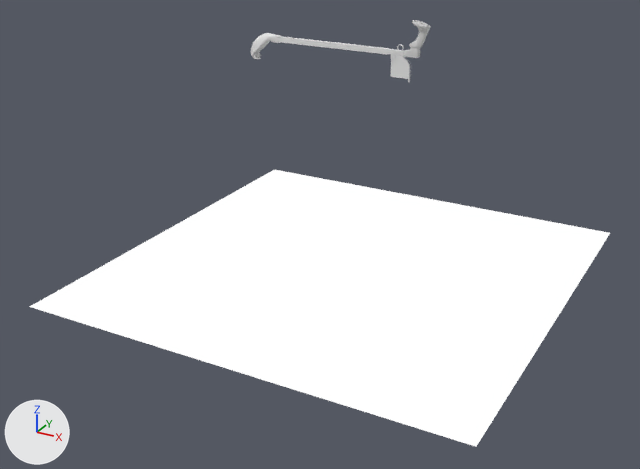
One commit to the Blender file final.blend: the scene before it, then after it.
Before and after are seen from a 50 mm lens placed at (1647.0, -3074.0, 717.0), pointed at (-80.0, 65.0, -853.0). Every picture has the same lights, and +X, +Y and +Z are marked at lower left.

In view in the first picture: 'Plane', 'Tape Gun Handle', 'tueb'.
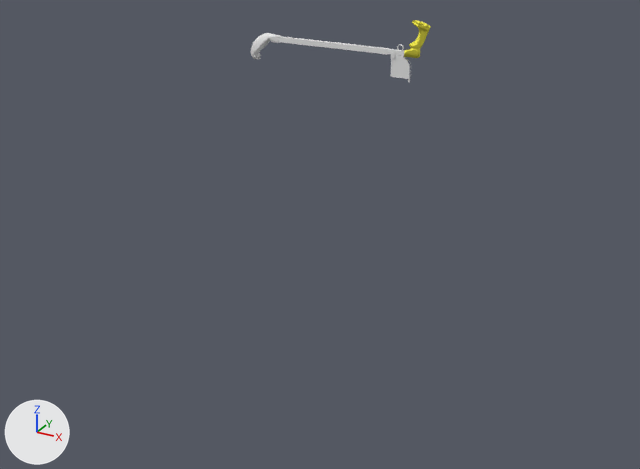
Changed parts and their boxes (x1, y1, x2, y2) in the pictures (640 x 469 px):
'Plane', deleted
    before: (30, 170, 610, 447)
'Tape Gun Handle', recoloured (grey to yellow)
    both: (404, 20, 431, 58)

Diff of the bpy script that builds the scene:
```diff
--- a/final.blend.py
+++ b/final.blend.py
@@ mat_material_004 @@
 n1 = _N.new('ShaderNodeBsdfToon'); n1.name = 'Toon BSDF'
-n1.inputs[2].default_value = 0.5  # 'Smooth'
-n2 = _N.new('ShaderNodeValToRGB'); n2.name = 'ColorRamp'
-n2.color_ramp.interpolation = 'CONSTANT'
-while len(n2.color_ramp.elements) > 1: n2.color_ramp.elements.remove(n2.color_ramp.elements[-1])
-n2.color_ramp.elements[0].position = 0.0; n2.color_ramp.elements[0].color = (0.0, 0.0, 0.0, 1.0)
-_e = n2.color_ramp.elements.new(0.4); _e.color = (1.0, 1.0, 1.0, 1.0)
+n1.inputs[0].default_value = (0.8, 0.743, 0.0699, 1.0)  # 'Color', yellow #e7e04b
+n1.inputs[1].default_value = 0.65  # 'Size'
 _L.new(n1.outputs[0], n0.inputs[0])  # 'BSDF' to 'Surface'
-_L.new(n2.outputs[0], n1.inputs[0])  # 'Color' to 'Color'
@@ ob_plane @@
-ob_plane = bpy.data.objects.new('Plane', me_plane)
-ob_plane.location = (-55.0, 264.0, -1088.0)
```
